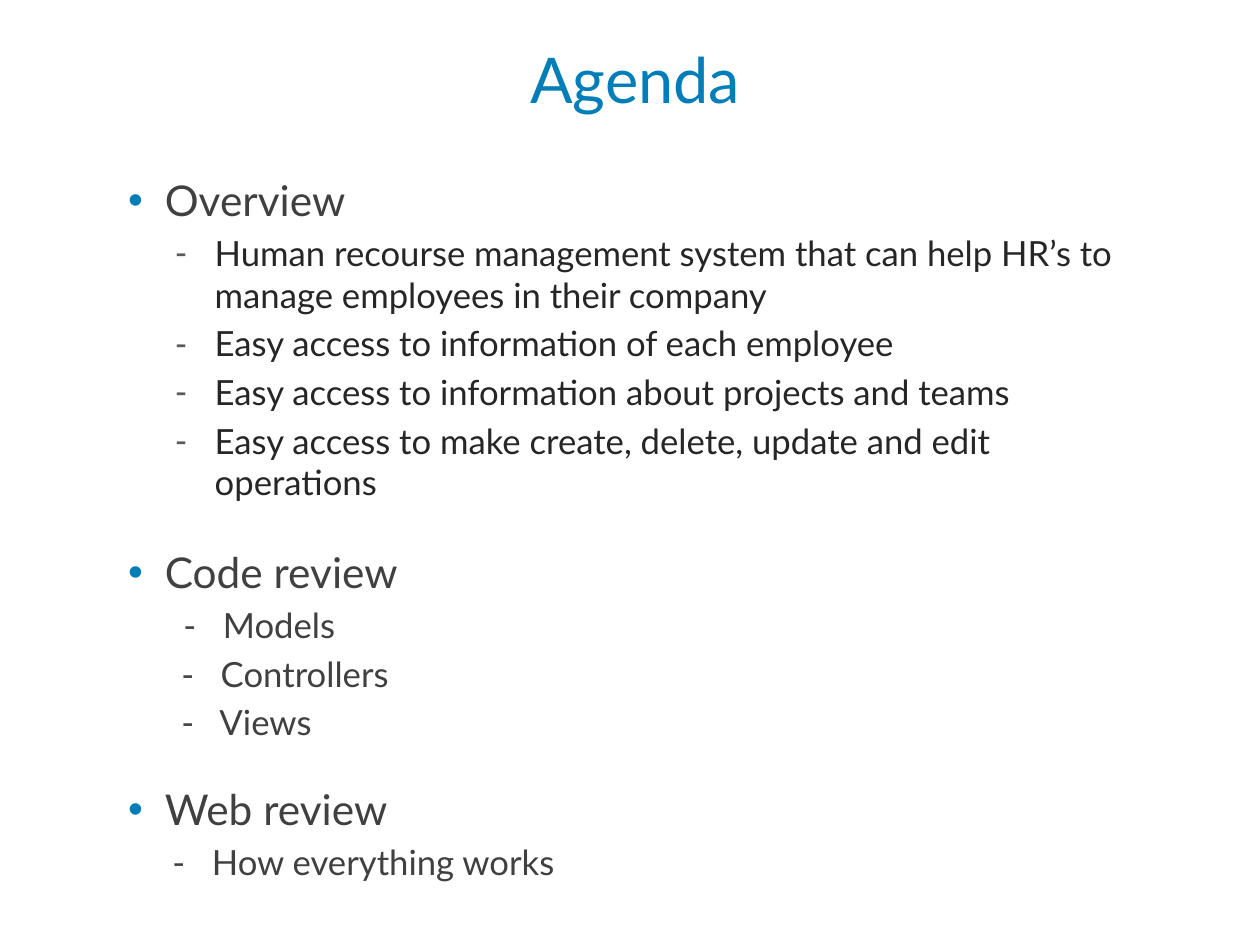
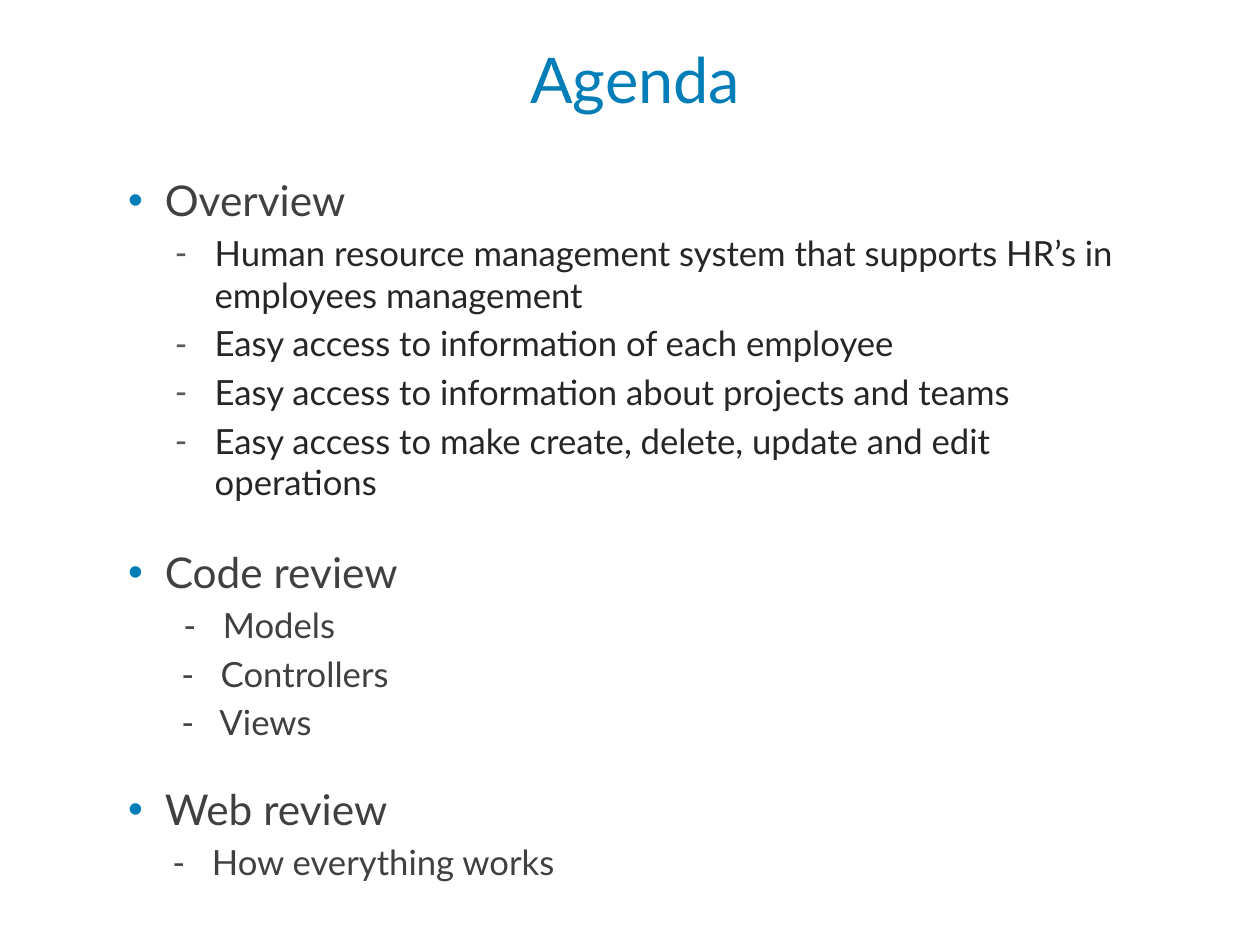
Before and after one commit to hrist0/SoftServe-Demo2, a slide deck: slide 2 of SoftServe.Demo2/Presentation/SoftServe-Demo2.pptx. Drawn at 1260x945 pixels with LibreOffice and Linux fonts; fonts in the diff are those of the drawing; background and template pictures are left out. Boxes give left, top, right and bottom in pixels: in the first picture for what was removed or moved away, otherwise in the second. Text is boxed around its words. In the diff, an @@ line names an element or a change of style, - is before the commit and + after.

```diff
--- a/SoftServe.Demo2/Presentation/SoftServe-Demo2.pptx
+++ b/SoftServe.Demo2/Presentation/SoftServe-Demo2.pptx
@@ text at bbox=[215, 239, 1113, 315]: text changed @@
-  – Human recourse management system that can help HR’s to manage employees in their company
+  – Human resource management system that supports HR’s in employees management
```
Also in this commit, not shown: 2 other slides changed, 11 other files.
